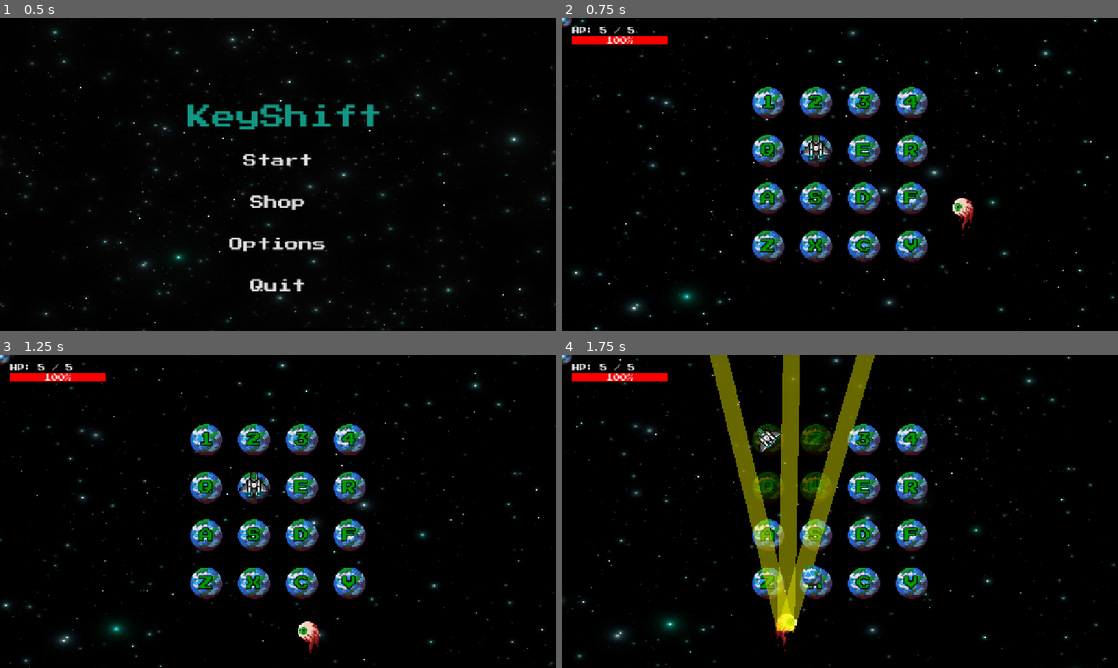
Above: before the commit, frames 1-4 (two rows, left to right).
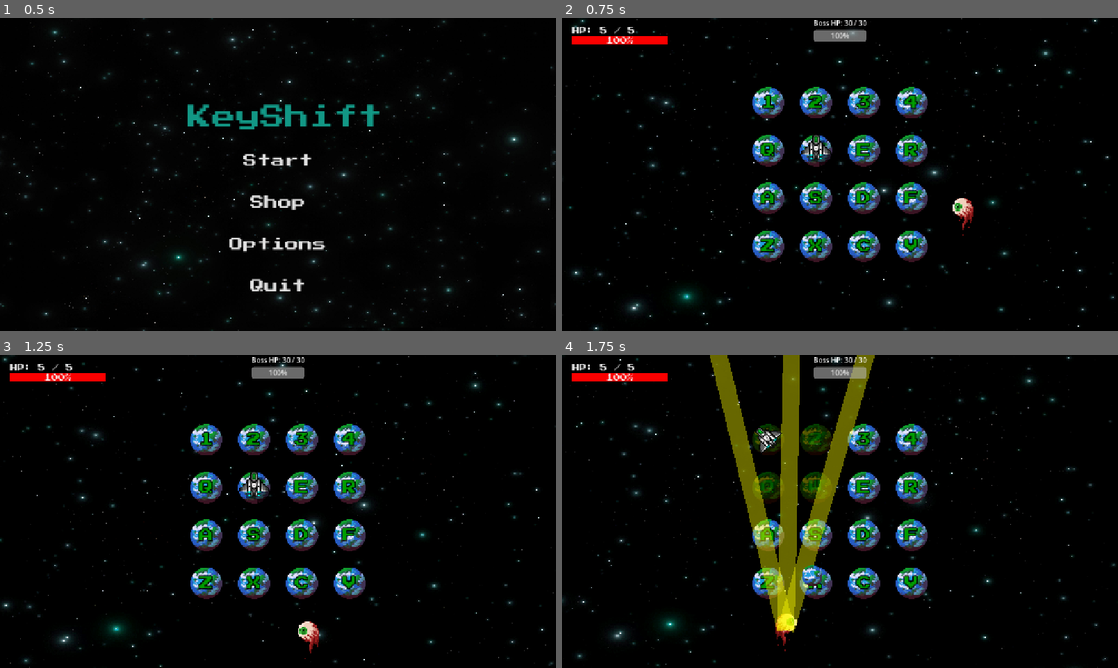
Above: after the commit, the same moments.

Repository: jcote04/CS780Game
Game: Godot game, scene res://scenes/main/main_menu.tscn
Same seed, same stepped clock (60 frames per second), same inputs: the game is played once before the commit and once after it.
Inputs (mouse positions are in pixels of both pictures, inside the frame that each line leads up to):
- Up to frame 1 (0.5 s): no input
- Up to frame 2 (0.75 s): click "Start" at 0.5 s
- Up to frame 3 (1.25 s): no input
- Up to frame 4 (1.75 s): tap Enter at 1.25 s; move the mouse to (812, 574) at 1.27 s; hold W from 1.28 s (still down); tap 1 at 1.35 s; click (812, 574) at 1.42 s

Frame 1 is identical in both runs. In frame 2, 0.5% of the frame differs, in the area x 0-55%, y 0-8%; in frame 3, 0.5%; in frame 4, 0.5%.

Commit message:
boss hp and hitbox
no styling and no "you win" screen

Diff:
--- a/scenes/main/hud.gd
+++ b/scenes/main/hud.gd
@@ -1,18 +1,38 @@
 extends CanvasLayer
 
 @export var player_path: NodePath
+@export var boss_path: NodePath
 
-@onready var health_label: Label = $MarginContainer/VBoxContainer/Label
-@onready var health_bar: ProgressBar = $MarginContainer/VBoxContainer/ProgressBar
+@onready var health_label: Label = $PlayerHUD/VBoxContainer/Label
+@onready var health_bar: ProgressBar = $PlayerHUD/VBoxContainer/ProgressBar
+
+@onready var boss_health_label: Label = $BossHUD/VBoxContainer/Label
+@onready var boss_health_bar: ProgressBar = $BossHUD/VBoxContainer/ProgressBar
+@onready var boss_hud: CenterContainer = $BossHUD
 
 var player
+var boss
 
 func _ready():
-	player = get_node(player_path)
-	player.health_changed.connect(_on_health_changed)
-	_on_health_changed(player.health, player.max_health)
+	player = get_node_or_null(player_path)
+	if player:
+		player.health_changed.connect(_on_player_health_changed)
+		_on_player_health_changed(player.health, player.max_health)
 
-func _on_health_changed(current: int, maximum: int):
+	boss = get_node_or_null(boss_path)
+	if boss:
+		boss.health_changed.connect(_on_boss_health_changed)
+		_on_boss_health_changed(boss.health, boss.max_health)
+	else:
+		boss_hud.visible = false
+
+func _on_player_health_changed(current: int, maximum: int):
 	health_bar.max_value = maximum
 	health_bar.value = current
 	health_label.text = "HP: %d / %d" % [current, maximum]
+
+func _on_boss_health_changed(current: int, maximum: int):
+	boss_hud.visible = current > 0
+	boss_health_bar.max_value = maximum
+	boss_health_bar.value = current
+	boss_health_label.text = "Boss HP: %d / %d" % [current, maximum]
--- a/scenes/main/main.tscn
+++ b/scenes/main/main.tscn
@@ -179,6 +179,9 @@
 "name": &"move",
 "speed": 5.0
 }]
+
+[sub_resource type="CircleShape2D" id="CircleShape2D_raeie"]
+radius = 21.21
 
 [sub_resource type="CircleShape2D" id="CircleShape2D_b1x3f"]
 
@@ -287,6 +290,12 @@
 animation = &"move"
 frame_progress = 0.1767002
 
+[node name="Hurtbox" type="Area2D" parent="Boss" unique_id=877030018]
+
+[node name="CollisionShape2D" type="CollisionShape2D" parent="Boss/Hurtbox" unique_id=1026048751]
+position = Vector2(8, -23)
+shape = SubResource("CircleShape2D_raeie")
+
 [node name="Projectile" type="Area2D" parent="." unique_id=189889944]
 process_mode = 1
 position = Vector2(-106, 0)
@@ -300,28 +309,45 @@
 texture = ExtResource("10_7smn1")
 
 [node name="PlayerBullet" parent="." unique_id=555481677 instance=ExtResource("11_raeie")]
+position = Vector2(-107, -68)
 
 [node name="HUD" type="CanvasLayer" parent="." unique_id=1850616728]
 script = ExtResource("4_l3cfh")
 player_path = NodePath("../Player")
-
-[node name="MarginContainer" type="MarginContainer" parent="HUD" unique_id=171871377]
+boss_path = NodePath("../Boss")
+
+[node name="PlayerHUD" type="MarginContainer" parent="HUD" unique_id=171871377]
 offset_left = 24.0
 offset_top = 22.0
 offset_right = 244.0
 offset_bottom = 76.0
 
-[node name="VBoxContainer" type="VBoxContainer" parent="HUD/MarginContainer" unique_id=737446890]
-layout_mode = 2
-
-[node name="Label" type="Label" parent="HUD/MarginContainer/VBoxContainer" unique_id=1216035880]
+[node name="VBoxContainer" type="VBoxContainer" parent="HUD/PlayerHUD" unique_id=737446890]
+layout_mode = 2
+
+[node name="Label" type="Label" parent="HUD/PlayerHUD/VBoxContainer" unique_id=1216035880]
 layout_mode = 2
 theme_override_fonts/font = ExtResource("9_b1x3f")
 
-[node name="ProgressBar" type="ProgressBar" parent="HUD/MarginContainer/VBoxContainer" unique_id=192540815]
+[node name="ProgressBar" type="ProgressBar" parent="HUD/PlayerHUD/VBoxContainer" unique_id=192540815]
 layout_mode = 2
 theme_override_fonts/font = ExtResource("9_b1x3f")
 theme_override_styles/fill = SubResource("StyleBoxFlat_b1x3f")
+
+[node name="BossHUD" type="CenterContainer" parent="HUD" unique_id=720562710]
+anchors_preset = 10
+anchor_right = 1.0
+offset_bottom = 54.0
+grow_horizontal = 2
+
+[node name="VBoxContainer" type="VBoxContainer" parent="HUD/BossHUD" unique_id=165283576]
+layout_mode = 2
+
+[node name="Label" type="Label" parent="HUD/BossHUD/VBoxContainer" unique_id=1181660105]
+layout_mode = 2
+
+[node name="ProgressBar" type="ProgressBar" parent="HUD/BossHUD/VBoxContainer" unique_id=126423133]
+layout_mode = 2
 
 [node name="WorldEnvironment" type="WorldEnvironment" parent="." unique_id=209785228]
 environment = SubResource("Environment_6q06x")
--- a/scripts/bullets/player_bullet.gd
+++ b/scripts/bullets/player_bullet.gd
@@ -9,6 +9,7 @@
 func _ready():
 	body_entered.connect(_on_body_entered)
 	area_entered.connect(_on_area_entered)
+	add_to_group("player_bullet")
 
 func _physics_process(delta):
 	global_position += direction * speed * delta
--- a/scripts/enemies/Boss/boss.gd
+++ b/scripts/enemies/Boss/boss.gd
@@ -14,6 +14,12 @@
 @export var attack_width := 40.0
 @export var attack_length := 1200.0
 @export var blink_duration := 0.2
+@onready var hurtbox: Area2D = $Hurtbox
+
+signal health_changed(current: int, maximum: int)
+@export var max_health := 30
+var health := 0
+var is_dead := false
 
 # Charge attack
 @export var charge_warn_color := Color(1, 0.5, 0, 0.45)
@@ -80,6 +86,10 @@
 
 func _ready():
 	randomize()
+
+	health = max_health
+	hurtbox.area_entered.connect(_on_hurtbox_area_entered)
+	emit_signal("health_changed", health, max_health)
 
 	laser_line = $LaserLine
 	laser_line_core = $LaserLineCore
@@ -391,3 +401,32 @@
 	await tween.finished
 	laser_line.visible = false
 	laser_line_core.visible = false
+
+func _on_hurtbox_area_entered(area: Area2D):
+	if area.is_in_group("player_bullet"):
+		take_damage(area.damage)
+		area.queue_free()
+
+func take_damage(damage: int):
+	if is_dead:
+		return
+
+	health -= damage
+	print("boss health:  ", health)
+	if health < 0:
+		health = 0
+	emit_signal("health_changed", health, max_health)
+
+	if health <= 0:
+		die()
+
+func die():
+	if is_dead:
+		return
+
+	is_dead = true
+	print("Boss died")
+
+	set_process(false)
+	hide_laser()
+	queue_free()
--- a/scripts/player/player.gd
+++ b/scripts/player/player.gd
@@ -95,7 +95,6 @@
 			anim.rotation = dir.angle() + deg_to_rad(90)
 
 	if event is InputEventMouseButton and event.button_index == MOUSE_BUTTON_LEFT and event.pressed:
-		print("SHOOTING")
 		shoot()
 
 
@@ -134,7 +133,6 @@
 		return
 
 	var bullet = player_bullet_scene.instantiate()
-	print("test")
 	if bullet == null:
 		print("bullet failed to instantiate")
 		return
Not shown: 1 places in scenes/main/main.tscn that only renumber resources
